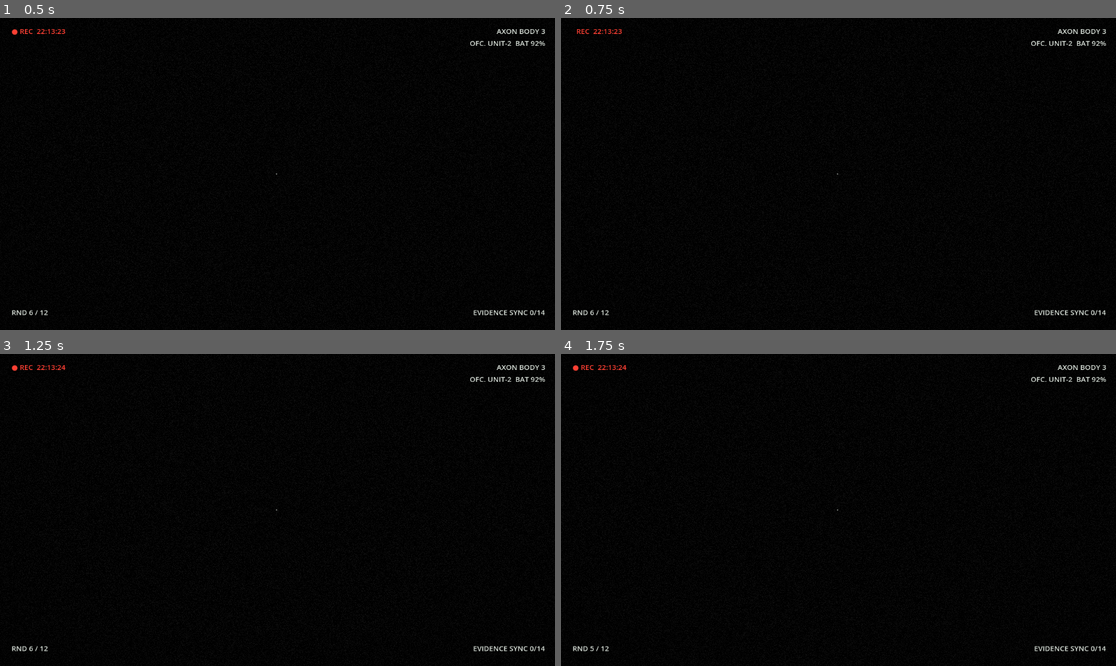
Above: before the commit, frames 1-4 (two rows, left to right).
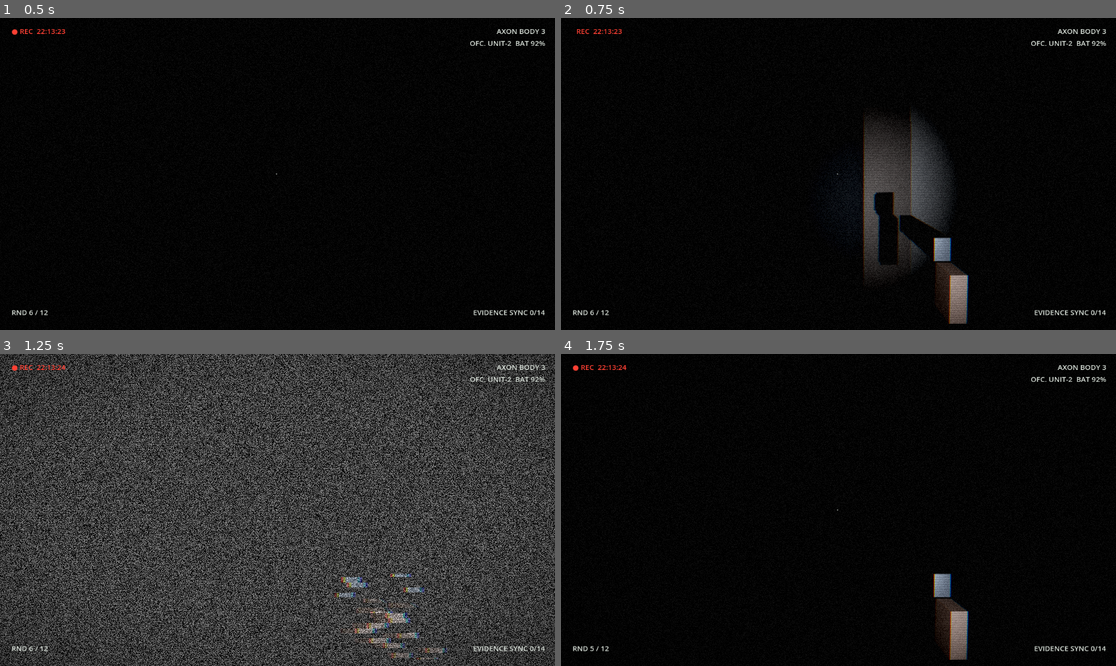
Above: after the commit, the same moments.

Repository: GitNuni/TheLongestHouse
Game: Godot game, scene res://scenes/procgen/procgen_house.tscn
Same seed, same stepped clock (60 frames per second), same inputs: the game is played once before the commit and once after it.
Inputs (mouse positions are in pixels of both pictures, inside the frame that each line leads up to):
- Up to frame 1 (0.5 s): no input
- Up to frame 2 (0.75 s): tap Enter at 0.5 s; move the mouse to (866, 174) at 0.52 s; hold W (move_forward) from 0.53 s (still down); hold F (flashlight) from 0.53 s (still down)
- Up to frame 3 (1.25 s): keep holding W (move_forward); keep holding F (flashlight)
- Up to frame 4 (1.75 s): keep holding W (move_forward); move the mouse to (810, 510) at 1.27 s; release F (flashlight) at 1.28 s; click (810, 510) at 1.35 s

Frame 1 is identical in both runs. In frame 2, 6.1% of the frame differs, in the area x 54-74%, y 31-98%; in frame 3, 74%, in the area x 0-100%, y 0-100%; in frame 4, 1.1%.
Error before the commit: Parse Error: Invalid cast. Cannot convert from "OmniLight3D" to "FlickerLight". (res://scripts/build_util.gd:96)

Commit message:
Fix invalid static cast when building haunt lights
OmniLight3D -> FlickerLight is rejected by the analyzer: FlickerLight
extends the abstract Light3D, so the two are cousins, not ancestors —
even though the instance really carries the script after set_script().
Route through Variant to erase the static type and let the runtime
script check (which passes) decide.

Co-Authored-By: Claude Fable 5 <noreply@anthropic.com>
Claude-Session: https://claude.ai/code/session_0185q9QpULquUt7JhoXbpCGY

Diff:
--- a/scripts/build_util.gd
+++ b/scripts/build_util.gd
@@ -93,7 +93,13 @@
 	node.distance_fade_begin = 22.0
 	node.distance_fade_length = 8.0
 	node.distance_fade_shadow = 18.0
-	var light := node as FlickerLight
+	# Direct OmniLight3D -> FlickerLight is statically illegal (FlickerLight
+	# descends from Light3D, not OmniLight3D — cousins, not ancestors), even
+	# though the instance genuinely has the script. Erase the static type via
+	# Variant so only the runtime check applies; it passes because the script
+	# is attached.
+	var untyped: Variant = node
+	var light := untyped as FlickerLight
 	light.flicker_amount = flicker
 	light.blackout_interval = blackout_interval
 	light.add_to_group("haunt_lights")
